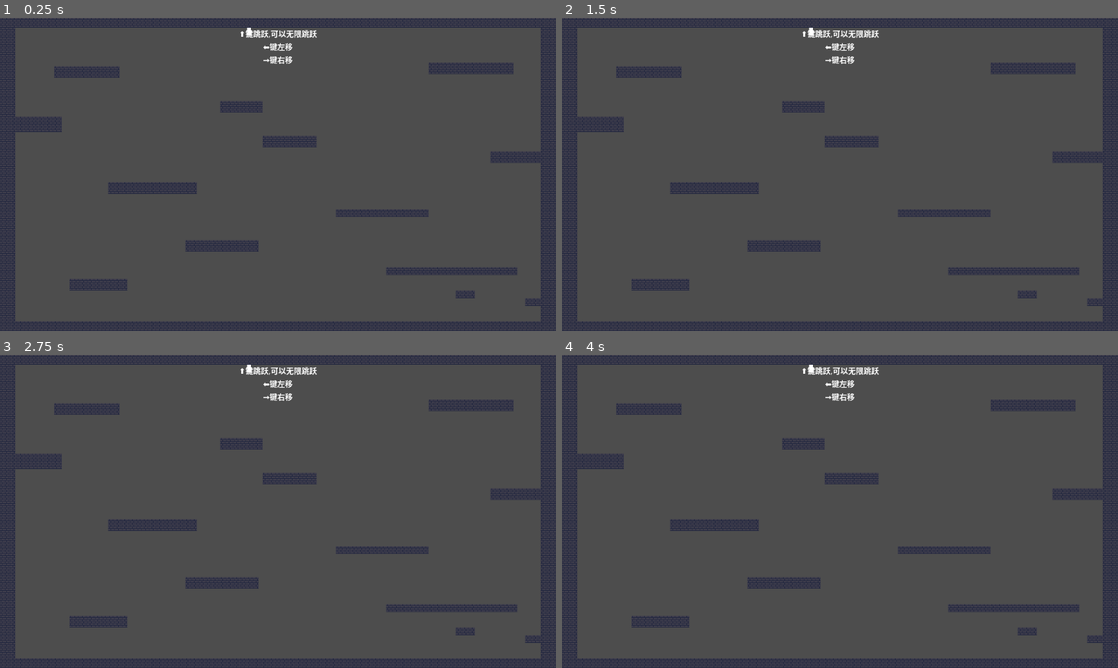
Above: before the commit, frames 1-4 (two rows, left to right).
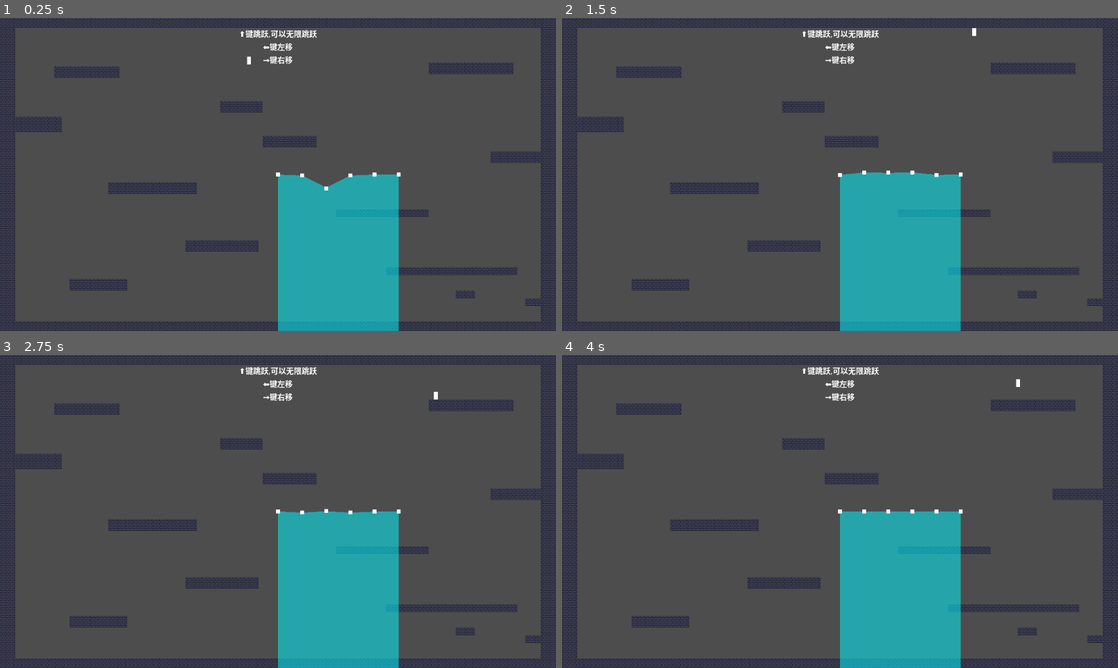
Above: after the commit, the same moments.

Repository: PrimeChuJiang/2d_platform_controler
Game: Godot game, scene res://Scenes/Map/Test/test_map.tscn
The game is run twice, just before and just after one commit, with the same random seed, the same clock (stepped at 60 frames per second) and the same inputs.
Inputs:
- Up to frame 1 (0.25 s): no input
- Up to frame 2 (1.5 s): hold Right (ui_right) from 0.53 s (still down); tap Up (ui_up) at 0.6, 0.77, 1.07, 1.35 s
- Up to frame 3 (2.75 s): tap Up (ui_up) at 1.52, 1.82, 2.1 s; release Right (ui_right) at 2.03 s; hold Left (ui_left) from 2.03 s (still down)
- Up to frame 4 (4 s): release Left (ui_left) at 2.78 s; hold Right (ui_right) from 2.78 s (still down); tap Up (ui_up) at 2.85, 3.02, 3.32, 3.6, 3.77 s

The runs differ from the first frame. In frame 1, 11% of the frame differs, in the area x 44-73%, y 3-100%; in frame 2, 11%, in the area x 44-75%, y 3-100%; in frame 3, 11%; in frame 4, 11%.
Error before the commit: Parse Error: Could not find type "MovementComponent" in the current scope. (res://Scripts/TestScripts/ChangeAttribute.gd:3)

Commit message:
增加水体效果

Diff:
--- a/Scenes/Map/Test/test_map.tscn
+++ b/Scenes/Map/Test/test_map.tscn
@@ -1,12 +1,13 @@
-[gd_scene load_steps=19 format=4 uid="uid://c5jy6i1oxa6c2"]
+[gd_scene load_steps=20 format=4 uid="uid://c5jy6i1oxa6c2"]
 
 [ext_resource type="TileSet" uid="uid://brkk2beiitq7r" path="res://Assets/Tilesets/TileSet/oak_woods_tile_set.tres" id="1_r4hj7"]
-[ext_resource type="Script" uid="uid://be16tvf0w6yro" path="res://Scripts/character_body_2d.gd" id="2_r4hj7"]
+[ext_resource type="Script" uid="uid://be16tvf0w6yro" path="res://Scripts/Player/character_body_2d.gd" id="2_r4hj7"]
 [ext_resource type="Shader" uid="uid://dhj34oad5e72j" path="res://Scripts/Shaders/tail.gdshader" id="3_yxtbf"]
 [ext_resource type="Texture2D" uid="uid://btiskw475joov" path="res://Assets/Character.png" id="4_rudm6"]
-[ext_resource type="Script" uid="uid://dlsiyxdsrx1ka" path="res://Scripts/StateMachine.gd" id="5_v3cvx"]
-[ext_resource type="Script" uid="uid://xe0v2icmlmqd" path="res://Scripts/ground_node.gd" id="6_rvrhr"]
+[ext_resource type="Script" uid="uid://dlsiyxdsrx1ka" path="res://Scripts/StateMachine/StateMachine.gd" id="5_v3cvx"]
+[ext_resource type="Script" uid="uid://xe0v2icmlmqd" path="res://Scripts/StateMachine/StateNode/ground_node.gd" id="6_rvrhr"]
 [ext_resource type="Script" uid="uid://brvcs8fbfx1yp" path="res://Scripts/TestScripts/ChangeAttribute.gd" id="6_v3cvx"]
+[ext_resource type="PackedScene" uid="uid://ccbarl8htjtjr" path="res://Scenes/Water/WaterBody.tscn" id="8_we2lx"]
 
 [sub_resource type="Gradient" id="Gradient_rudm6"]
 
@@ -108,11 +109,17 @@
 
 [node name="GroundNode" type="Node2D" parent="CharacterBody2D/MovementComp"]
 script = ExtResource("6_rvrhr")
+Speedmax_speed = 500.0
+Speedmax_speed_time = 0.5
+Speedmax_speed_stop_time = 0.3
+Jumpjump_height = 48.0
+Jumpjump_air_time = 0.2
+Jumpforce_permanent_fall_speed = true
 metadata/_custom_type_script = "uid://xe0v2icmlmqd"
 
 [node name="Camera2D" type="Camera2D" parent="."]
 
-[node name="Control" type="Control" parent="." node_paths=PackedStringArray("move_comp", "max_speed_time", "max_speed_stop_time", "max_speed", "jump_height", "jump_air_time")]
+[node name="Control" type="Control" parent="." node_paths=PackedStringArray("max_speed_time", "max_speed_stop_time", "max_speed", "jump_height", "jump_air_time")]
 visible = false
 layout_mode = 3
 anchors_preset = 0
@@ -121,7 +128,6 @@
 offset_right = 279.0
 offset_bottom = -167.0
 script = ExtResource("6_v3cvx")
-move_comp = NodePath("../CharacterBody2D/MovementComp")
 max_speed_time = NodePath("Label/TextEdit")
 max_speed_stop_time = NodePath("Label2/TextEdit")
 max_speed = NodePath("Label3/TextEdit")
@@ -206,3 +212,5 @@
 tree_root = SubResource("AnimationNodeStateMachine_o8xmm")
 advance_expression_base_node = NodePath("../CharacterBody2D")
 anim_player = NodePath("../AnimationPlayer")
+
+[node name="WaterBody" parent="." instance=ExtResource("8_we2lx")]
--- /dev/null
+++ b/Scenes/Water/WaterBody.tscn
@@ -0,0 +1,10 @@
+[gd_scene load_steps=2 format=3 uid="uid://ccbarl8htjtjr"]
+
+[ext_resource type="Script" uid="uid://deim5557yvqlv" path="res://Scripts/Water/WaterBody.gd" id="1_c5ouh"]
+
+[node name="WaterBody" type="Node2D"]
+script = ExtResource("1_c5ouh")
+distance_between_springs = 50
+
+[node name="WaterPolygon" type="Polygon2D" parent="."]
+color = Color(0, 0.966667, 1, 0.52549)
--- /dev/null
+++ b/Scenes/Water/WaterSpring.tscn
@@ -0,0 +1,14 @@
+[gd_scene load_steps=4 format=3 uid="uid://dpr66pswwc1yh"]
+
+[ext_resource type="Texture2D" uid="uid://btiskw475joov" path="res://Assets/Character.png" id="1_guufe"]
+[ext_resource type="Script" uid="uid://bcb5r608oiwot" path="res://Scripts/Water/WaterSpring.gd" id="1_thl4c"]
+
+[sub_resource type="AtlasTexture" id="AtlasTexture_thl4c"]
+atlas = ExtResource("1_guufe")
+region = Rect2(0, 0, 8, 8)
+
+[node name="WaterSpring" type="Node2D"]
+script = ExtResource("1_thl4c")
+
+[node name="Sprite2D" type="Sprite2D" parent="."]
+texture = SubResource("AtlasTexture_thl4c")
--- a/Scripts/StateMachine.gd
+++ b/Scripts/StateMachine/StateMachine.gd
@@ -1,4 +1,3 @@
-@tool
 extends Node2D
 
 class_name StateMachine
@@ -16,7 +15,7 @@
 		if node is StateNode:
 			state_dic[node.state_node_type] = node
 			node.change_state.connect(_change_state)
-
+			node.character = character
 
 	if default_node == null :
 		# 如果没有指定默认节点，那么我们将字典内的第一个状态作为默认状态
--- /dev/null
+++ b/Scripts/StateMachine/StateNode/StateNode.gd
@@ -0,0 +1,24 @@
+extends Node2D
+
+class_name StateNode
+
+@export var state_node_type : MovementCompConfig.MovementState
+
+signal change_state(from : StateNode, to : StateNode, param)
+
+var character : CharacterBody2D
+
+func intro(param = null):
+	pass
+
+func outro(param = null):
+	pass
+
+func tick(delta : float):
+	pass
+
+func physics_tick(delta : float):
+	pass
+
+func input(event : InputEvent):
+	pass
--- a/Scripts/ground_node.gd
+++ b/Scripts/StateMachine/StateNode/ground_node.gd
@@ -2,8 +2,6 @@
 
 class_name GroundNode
 
-@export_group("角色对象", "Character")
-@export var Charactercharacter : CharacterBody2D
 @export_group("移动","Speed")
 @export var Speedmax_speed : float
 @export var Speedmax_speed_time : float
@@ -11,11 +9,7 @@
 @export_group("跳跃","Jump")
 @export var Jumpjump_height : float
 @export var Jumpjump_air_time : float
-@export var Jumpcan_long_jump : bool
-@export var Jumplong_jump_multipler : float = 1.5
-
-# TODO: 增加枚举，控制角色状态
-# TODO: 需要增加一个开关，控制是否可以进行长跳和短跳
+@export var Jumpforce_permanent_fall_speed : bool
 
 var movement_state : MovementCompConfig.MovementState
 
@@ -41,32 +35,32 @@
 	prints(accelerate_up, accelerate_down, accelerate_v, jump_speed)
 
 var total_time : float
-func _physics_process(delta):
-	if not Charactercharacter.is_on_floor():
-		if Charactercharacter.velocity.y < jump_speed:
-			Charactercharacter.velocity.y = move_toward(Charactercharacter.velocity.y, jump_speed, accelerate_v*delta)
-		else :
-			# Charactercharacter.velocity.y = move_toward(Charactercharacter.velocity.y, jump_speed * 2, accelerate_v*delta)
-			Charactercharacter.velocity.y += accelerate_v * delta
-		print(Charactercharacter.velocity.y)
+func physics_tick(delta):
+	if not character.is_on_floor():
+		if character.velocity.y < jump_speed:
+			character.velocity.y = move_toward(character.velocity.y, jump_speed, accelerate_v*delta)
+		elif !Jumpforce_permanent_fall_speed :
+			# character.velocity.y = move_toward(character.velocity.y, jump_speed * 2, accelerate_v*delta)
+			character.velocity.y += accelerate_v * delta
+		print(character.velocity.y)
 		total_time += delta
 		print(total_time)
 
 	var direction = Input.get_axis("ui_left", "ui_right")
 
-	if direction != 0 and direction * Charactercharacter.velocity.x >= 0:
-		Charactercharacter.velocity.x = move_toward(Charactercharacter.velocity.x, Speedmax_speed*direction, accelerate_up*delta)
+	if direction != 0 and direction * character.velocity.x >= 0:
+		character.velocity.x = move_toward(character.velocity.x, Speedmax_speed*direction, accelerate_up*delta)
 	else :
-		if not Charactercharacter.is_on_floor() :
-			Charactercharacter.velocity.x = move_toward(Charactercharacter.velocity.x, 0, accelerate_up*delta)
+		if not character.is_on_floor() :
+			character.velocity.x = move_toward(character.velocity.x, 0, accelerate_up*delta)
 		else:
 			total_time = 0.0
-			Charactercharacter.velocity.x = move_toward(Charactercharacter.velocity.x, 0, accelerate_down*delta)
+			character.velocity.x = move_toward(character.velocity.x, 0, accelerate_down*delta)
 
 	if Input.is_action_just_pressed("ui_up"):
-		Charactercharacter.velocity.y = -jump_speed
-		#print(Charactercharacter.velocity.y)
-	#Charactercharacter.move_and_slide()
+		character.velocity.y = -jump_speed
+		#print(character.velocity.y)
+	#character.move_and_slide()
 
 func count_attribute():
 	accelerate_up = Speedmax_speed / Speedmax_speed_time # 求加速加速度
--- a/Scripts/StateNode.gd
+++ b/Scripts/StateMachine/StateNode/swim_node.gd
@@ -1,10 +1,4 @@
 extends Node2D
-
-class_name StateNode
-
-@export var state_node_type : MovementCompConfig.MovementState
-
-signal change_state(from : StateNode, to : StateNode, param)
 
 func intro(param = null):
 	pass
--- a/Scripts/TestScripts/ChangeAttribute.gd
+++ b/Scripts/TestScripts/ChangeAttribute.gd
@@ -1,6 +1,6 @@
 extends Control
 
-@export var move_comp : MovementComponent
+#@export var move_comp : MovementComponent
 
 @export var max_speed_time : TextEdit
 @export var max_speed_stop_time : TextEdit
@@ -8,34 +8,34 @@
 @export var jump_height : TextEdit
 @export var jump_air_time : TextEdit
 
-func _ready():
-	max_speed_time.text = str(move_comp.Speedmax_speed_time)
-	max_speed_stop_time.text = str(move_comp.Speedmax_speed_stop_time)
-	max_speed.text = str(move_comp.Speedmax_speed)
-	jump_height.text = str(move_comp.Jumpjump_height)
-	jump_air_time.text = str(move_comp.Jumpjump_air_time)
-	max_speed_time.text_changed.connect(_change_max_speed_time)
-	max_speed_stop_time.text_changed.connect(_change_max_speed_stop_time)
-	max_speed.text_changed.connect(_change_max_speed)
-	jump_height.text_changed.connect(_change_jump_height)
-	jump_air_time.text_changed.connect(_change_jump_air_time)
-
-func _change_max_speed_time():
-	move_comp.Speedmax_speed_time = max_speed_time.text.to_float()
-	move_comp.count_attribute()
-
-func _change_max_speed_stop_time():
-	move_comp.Speedmax_speed_stop_time = max_speed_stop_time.text.to_float()
-	move_comp.count_attribute()
-
-func _change_max_speed():
-	move_comp.Speedmax_speed = max_speed.text.to_float()
-	move_comp.count_attribute()
-
-func _change_jump_height():
-	move_comp.Jumpjump_height = jump_height.text.to_float()
-	move_comp.count_attribute()
-
-func _change_jump_air_time():
-	move_comp.Jumpjump_air_time = jump_air_time.text.to_float()
-	move_comp.count_attribute()
+#func _ready():
+	#max_speed_time.text = str(move_comp.Speedmax_speed_time)
+	#max_speed_stop_time.text = str(move_comp.Speedmax_speed_stop_time)
+	#max_speed.text = str(move_comp.Speedmax_speed)
+	#jump_height.text = str(move_comp.Jumpjump_height)
+	#jump_air_time.text = str(move_comp.Jumpjump_air_time)
+	#max_speed_time.text_changed.connect(_change_max_speed_time)
+	#max_speed_stop_time.text_changed.connect(_change_max_speed_stop_time)
+	#max_speed.text_changed.connect(_change_max_speed)
+	#jump_height.text_changed.connect(_change_jump_height)
+	#jump_air_time.text_changed.connect(_change_jump_air_time)
+#
+#func _change_max_speed_time():
+	#move_comp.Speedmax_speed_time = max_speed_time.text.to_float()
+	#move_comp.count_attribute()
+#
+#func _change_max_speed_stop_time():
+	#move_comp.Speedmax_speed_stop_time = max_speed_stop_time.text.to_float()
+	#move_comp.count_attribute()
+#
+#func _change_max_speed():
+	#move_comp.Speedmax_speed = max_speed.text.to_float()
+	#move_comp.count_attribute()
+#
+#func _change_jump_height():
+	#move_comp.Jumpjump_height = jump_height.text.to_float()
+	#move_comp.count_attribute()
+	#
+#func _change_jump_air_time():
+	#move_comp.Jumpjump_air_time = jump_air_time.text.to_float()
+	#move_comp.count_attribute()
--- /dev/null
+++ b/Scripts/Water/WaterBody.gd
@@ -0,0 +1,69 @@
+extends Node2D
+
+@onready var water_polygon: Polygon2D = $WaterPolygon
+@onready var water_spring : PackedScene = preload("res://Scenes/Water/WaterSpring.tscn")
+
+@export var k = 0.015
+@export var d = 0.03
+@export var spread = 0.0002
+# 每个弹簧间的距离
+@export var distance_between_springs : int = 32
+# 弹簧个数
+@export var spring_number : int = 6
+@export var depth : float = 1000
+
+var target_height = global_position.y
+var bottom = target_height + depth
+var springs : Array[WaterSpring] = []
+var passes : float = 8
+
+func _ready() -> void:
+	for i in range(spring_number):
+		var x_position : float = distance_between_springs * i
+		var w : WaterSpring = water_spring.instantiate()
+		add_child(w)
+		springs.append(w)
+		w.initialize(x_position)
+
+	splash(2, 5)
+
+func _physics_process(delta: float) -> void:
+	for item in springs:
+		item.water_update(k, d)
+	var left_deltas : Array = []
+	var right_deltas : Array = []
+
+	for i in range(springs.size()):
+		left_deltas.append(0)
+		right_deltas.append(0)
+
+	for j in range(passes):
+		for i in range(springs.size()):
+			if i > 0:
+				left_deltas[i] = spread * (springs[i].height - springs[i-1].height)
+				springs[i-1].velocity += left_deltas[i]
+			if i < springs.size()-1:
+				right_deltas[i] = spread * (springs[i].height - springs[i+1].height)
+				springs[i+1].velocity += right_deltas[i]
+	draw_water_body()
+
+func splash(index, speed):
+	if index >= 0 and index < springs.size():
+		springs[index].velocity += speed
+
+func draw_water_body():
+	var surface_points = []
+	for i in range(springs.size()):
+		surface_points.append(springs[i].position)
+
+	var first_index = 0
+	var last_index = springs.size()-1
+
+	var water_polygon_points = surface_points
+
+	water_polygon_points.append(Vector2(surface_points[last_index].x, bottom))
+	water_polygon_points.append(Vector2(surface_points[first_index].x, bottom))
+
+	water_polygon_points = PackedVector2Array(water_polygon_points)
+
+	water_polygon.set_polygon(water_polygon_points)
--- /dev/null
+++ b/Scripts/Water/WaterSpring.gd
@@ -0,0 +1,35 @@
+extends Node2D
+
+class_name WaterSpring
+
+# 弹簧当前的速度
+var velocity : float = 0
+
+var force : float = 0
+
+var height : float = 0
+
+# 弹簧的自然位置
+var target_height : float = 0
+
+func water_update(sprint_constant : float, dampening : float):
+	# 更新当前帧点位置
+	height = position.y
+	# 计算当前位置和初始位置的差值
+	var x = height - target_height
+	#if abs(x) < 0.0001 : return
+	var loss = -dampening * velocity
+	#print(x)
+	# 由弹簧的弹力系数得出力大小(胡克定理)
+	force = -sprint_constant * x + loss
+	#print(force)
+	#
+	velocity += force
+	#print(velocity)
+	position.y += velocity
+
+func initialize(x_position : float):
+	height = position.y
+	target_height = position.y
+	velocity = 0
+	position.x = x_position
--- /dev/null
+++ b/script_templates/Node2D/StateNode.gd
@@ -0,0 +1,19 @@
+# meta-name: StateNode
+# meta-description: 角色状态机节点的父类脚本
+
+extends Node2D
+
+func intro(param = null):
+	pass
+
+func outro(param = null):
+	pass
+
+func tick(delta : float):
+	pass
+
+func physics_tick(delta : float):
+	pass
+
+func input(event : InputEvent):
+	pass
Renamed: Scripts/MovementCompConfig.gd -> Scripts/Configs/MovementCompConfig.gd
Renamed: Scripts/MovementCompConfig.gd.uid -> Scripts/Configs/MovementCompConfig.gd.uid
Renamed: Scripts/character_body_2d.gd -> Scripts/Player/character_body_2d.gd
Renamed: Scripts/character_body_2d.gd.uid -> Scripts/Player/character_body_2d.gd.uid
Renamed: Scripts/StateMachine.gd.uid -> Scripts/StateMachine/StateMachine.gd.uid
Renamed: Scripts/StateNode.gd.uid -> Scripts/StateMachine/StateNode/StateNode.gd.uid
Renamed: Scripts/ground_node.gd.uid -> Scripts/StateMachine/StateNode/ground_node.gd.uid
Not shown, added: Scripts/StateMachine/StateNode/swim_node.gd.uid
Not shown, added: Scripts/Water/WaterBody.gd.uid
Not shown, added: Scripts/Water/WaterSpring.gd.uid
Not shown, added: script_templates/Node2D/StateNode.gd.uid
